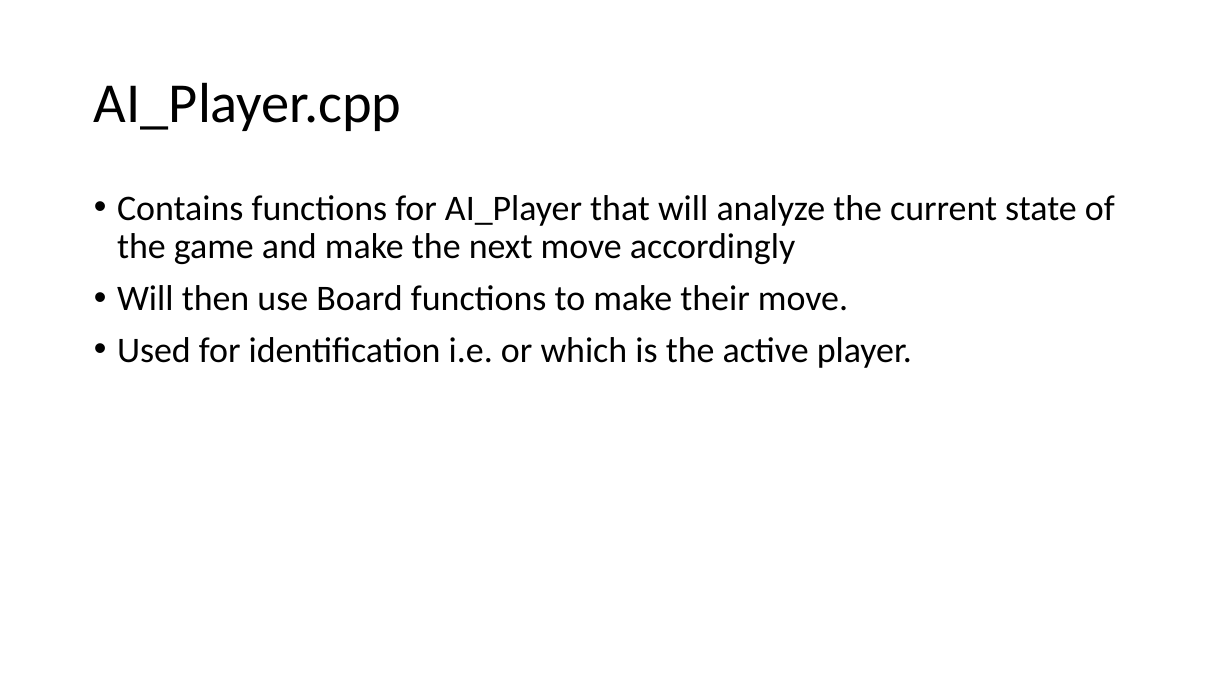
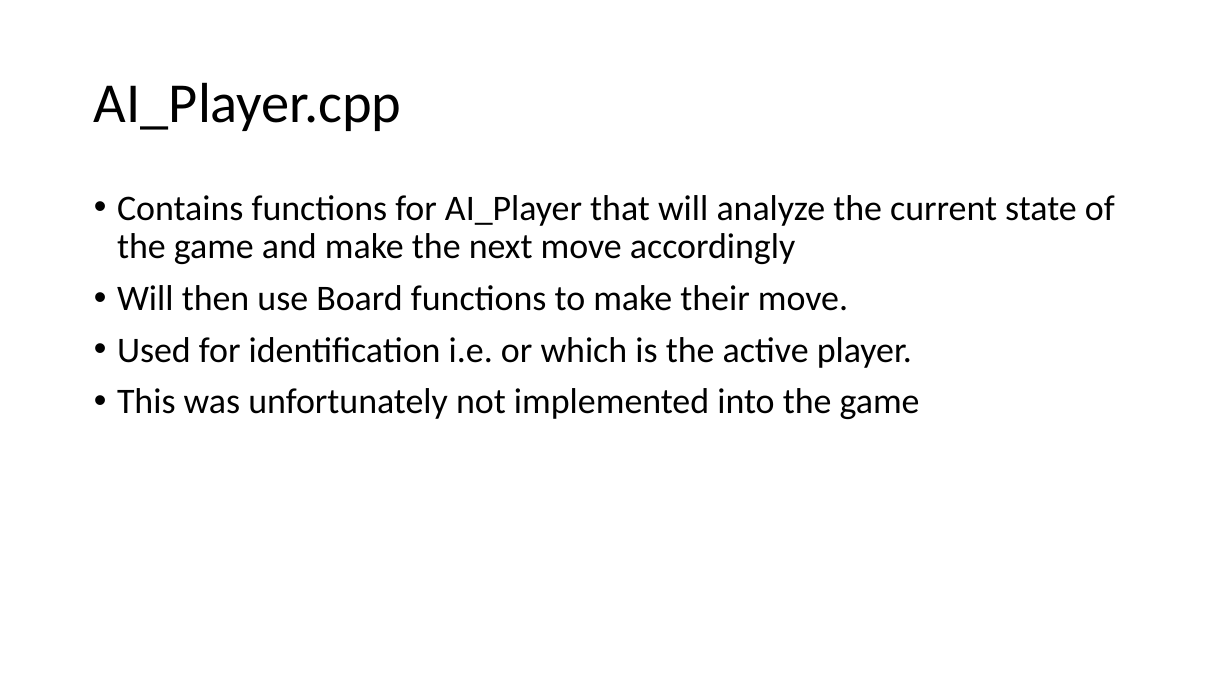
Before and after one commit to lizzyavery/EC327Project, a slide deck: slide 8 of doc/ProjectArchitecture.pptx (slide 4 before the commit). Drawn at 1232x693 pixels with LibreOffice and Linux fonts; fonts in the diff are those of the drawing. Boxes give left, top, right and bottom in pixels: in the first picture for what was removed or moved away, otherwise in the second. Text is boxed around its words. In the diff, an @@ line names an element or a change of style, - is before the commit and + after.

```diff
--- a/doc/ProjectArchitecture.pptx
+++ b/doc/ProjectArchitecture.pptx
@@ text at <box>117,388,920,419</box>: paragraph added @@
+• This was unfortunately not implemented into the game
```
Also in this commit, not shown: 2 other slides changed, 3 slides added.
